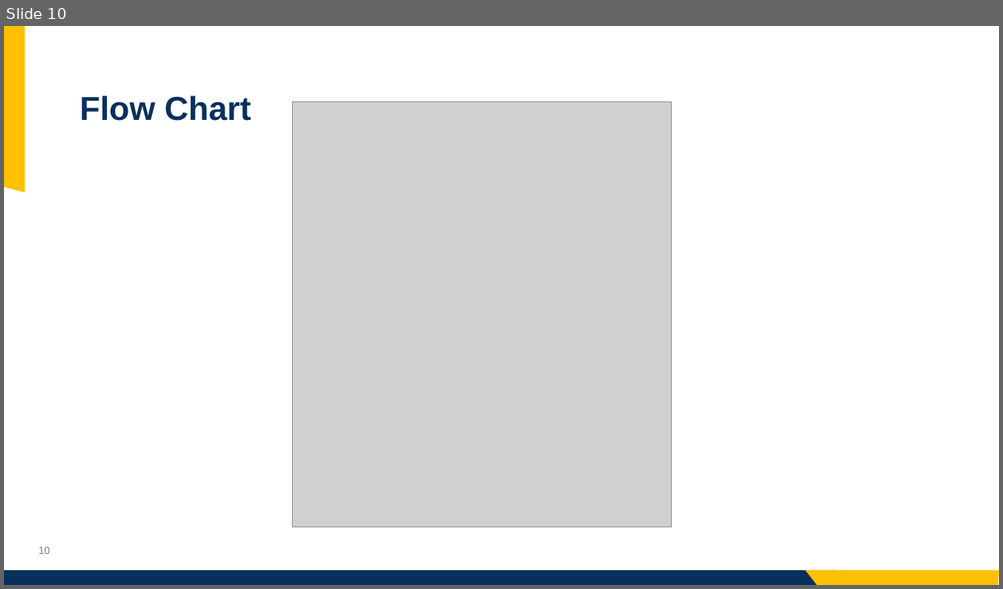
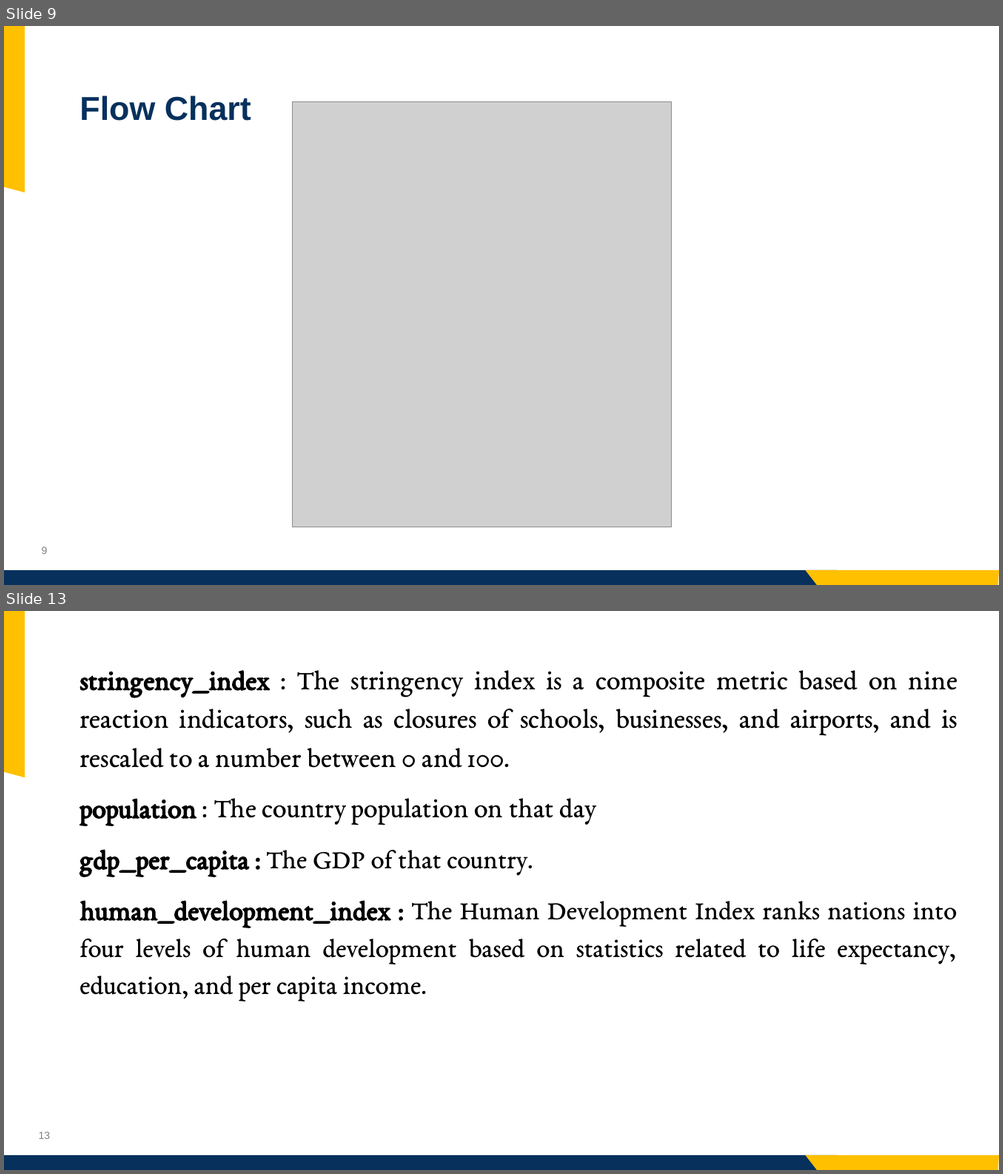
Before and after one commit to jashwanth08/SpringCapstone2023, a slide deck: presentataions/Presentation.pptx. Shown one above the other, each under a label of ours: slide 10 before the commit, slides 9 and 13 after it; the slides between them are not shown. The pictures are 1003x589 and 1003x1174 pixels, drawn with LibreOffice and Linux fonts; fonts in the diff are those of the drawing; grey boxes stand for pictures; background and template pictures are left out. Boxes give left, top, right and bottom in pixels: in the first picture for what was removed or moved away, otherwise in the second. Text is boxed around its words. In the diff, an @@ line names an element or a change of style, - is before the commit and + after.

```diff
--- a/presentataions/Presentation.pptx
+++ b/presentataions/Presentation.pptx
@@ slide 13 added at (x1=4, y1=611, x2=999, y2=1170), background picture (left out); not listed: 4 template elements that a slide beside it also shows @@
@@ text added at (x1=79, y1=670, x2=957, y2=1001), 27 pt, text #000000 @@
+stringency_index : The stringency index is a composite metric based on nine reaction indicators, such as closures of schools, businesses, and airports, and is rescaled to a number between 0 and 100.
+population : The country population on that day
+gdp_per_capita : The GDP of that country.
+human_development_index : The Human Development Index ranks nations into four levels of human development based on statistics related to life expectancy, education, and per capita income.
@@ what was slide 10 is now slide 9 @@
@@ page number at (x1=42, y1=547, x2=48, y2=554): text changed @@
-10
+9
```
Also in this commit, not shown: 3 slides changed, 22 other slides added, 6 slides removed.
